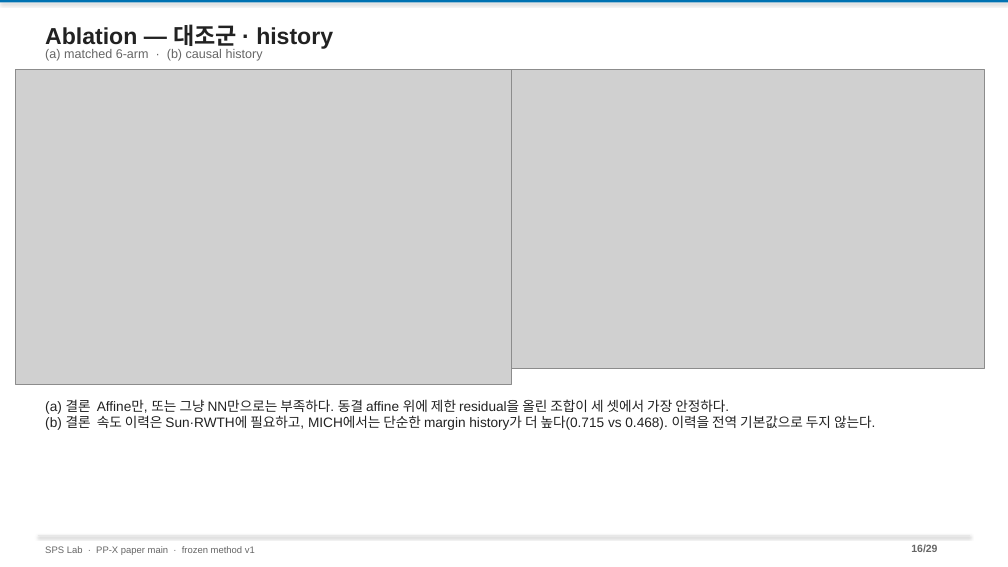
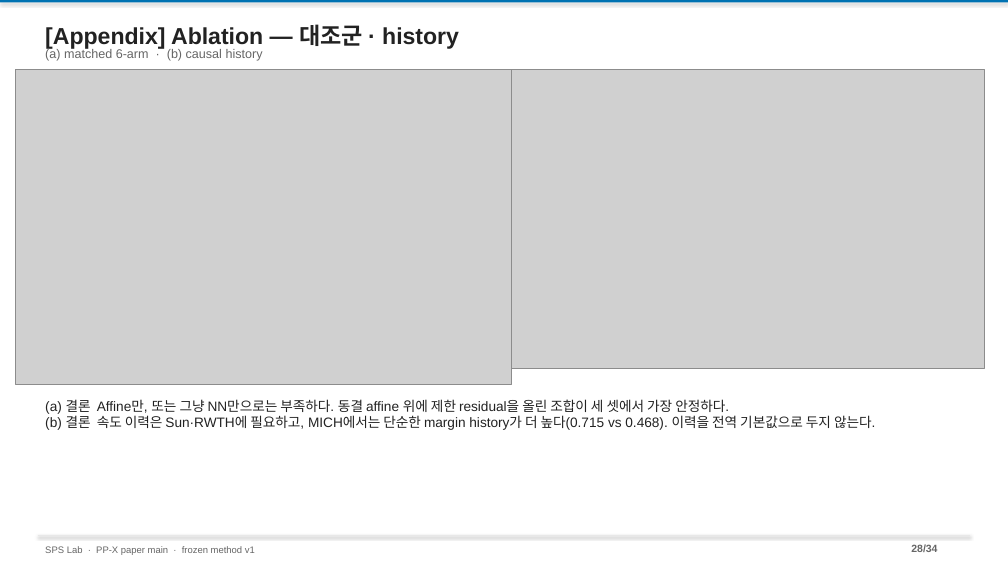
Before and after one commit to amumujs-create/pp_pae_total, a slide deck: slide 28 of output/PP_Research_Detailed_v2.pptx (slide 16 before the commit). Drawn at 1008x567 pixels with LibreOffice and Linux fonts; fonts in the diff are those of the drawing; grey boxes stand for pictures. Boxes give left, top, right and bottom in pixels: in the first picture for what was removed or moved away, otherwise in the second. Text is boxed around its words. In the diff, an @@ line names an element or a change of style, - is before the commit and + after.

```diff
--- a/output/PP_Research_Detailed_v2.pptx
+++ b/output/PP_Research_Detailed_v2.pptx
@@ text at (45, 24, 459, 49): text changed @@
-Ablation — 대조군 · history
+[Appendix] Ablation — 대조군 · history
@@ text at (911, 544, 937, 552): text changed @@
-16/29
+28/34
```
Also in this commit, not shown: 27 other slides changed, 5 slides added, 3 other files.
